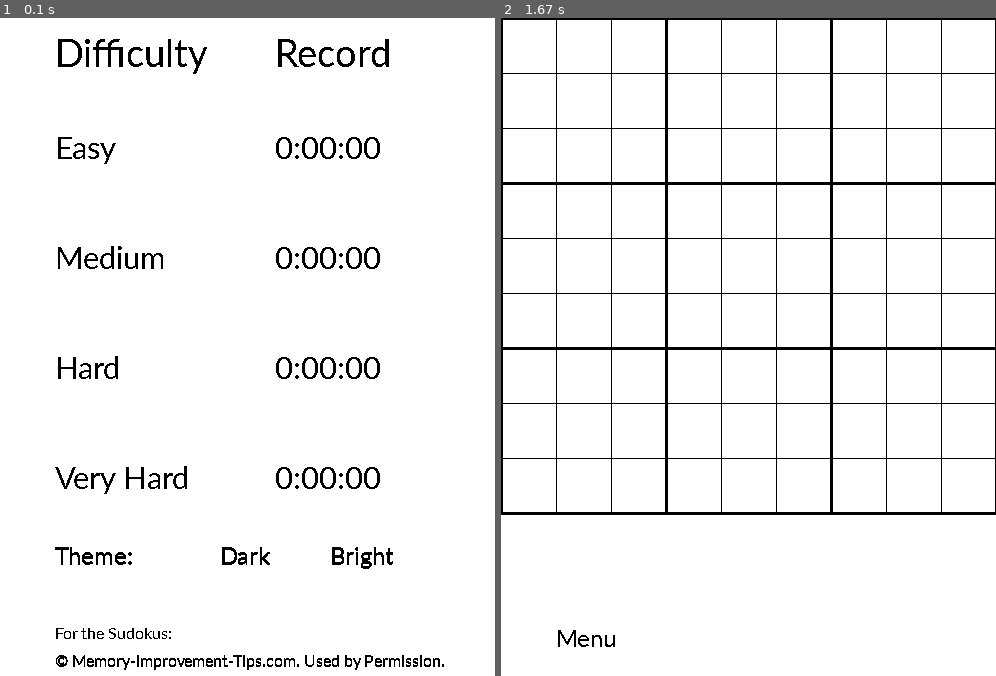
Above: before the commit, frames 1-2 (left to right).
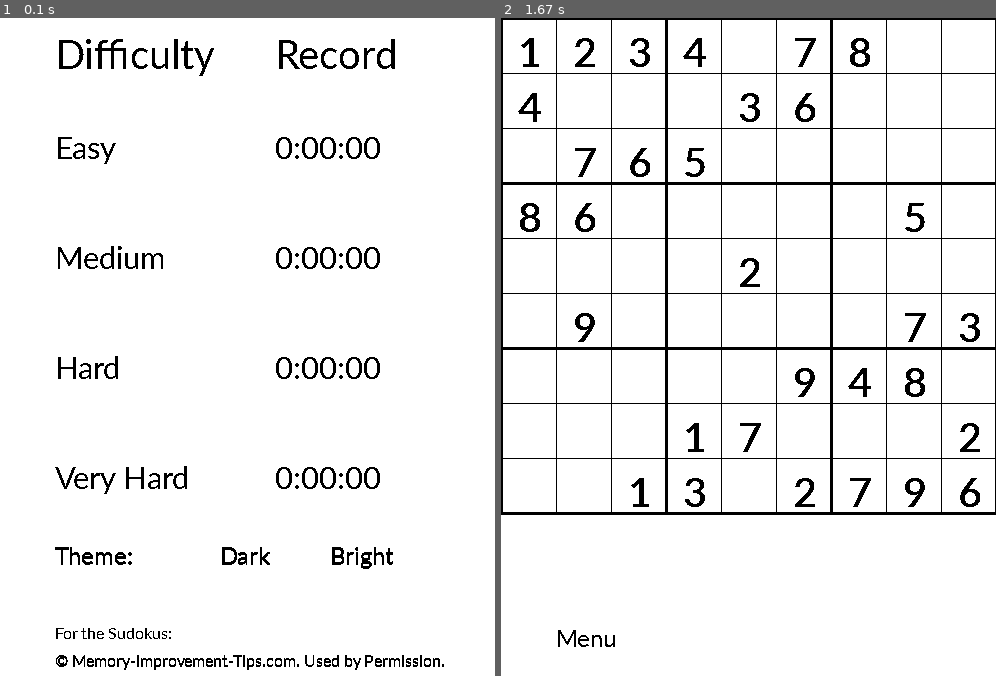
Above: after the commit, the same moments.

Repository: MatthiasSagerer/Sudoku-Pygame
Game: pygame game, started from main.py
Same seed, same stepped clock (60 frames per second), same inputs: the game is played once before the commit and once after it.
Inputs:
- Up to frame 1 (0.1 s): no input
- Up to frame 2 (1.67 s): click "Easy" at 0.38 s

The runs differ from the first frame. In frame 1, 0.9% of the frame differs, in the area x 11-80%, y 3-9%; in frame 2, 2.3%, in the area x 3-97%, y 3-75%.

Commit message:
main.py: displaying Sudoku

Diff:
--- a/data.py
+++ b/data.py
@@ -2,23 +2,23 @@
 import solutions
 
 sudokus = {
-    'easy': [sudokus.EASY1, sudokus.EASY2, sudokus.EASY3, sudokus.EASY4, sudokus.EASY5,
-             sudokus.EASY6, sudokus. EASY7],
-    'medium': [sudokus.MEDIUM1, sudokus.MEDIUM2, sudokus.MEDIUM3, sudokus.MEDIUM4,
-               sudokus.MEDIUM5, sudokus.MEDIUM6, sudokus.MEDIUM7],
-    'hard': [sudokus.HARD1, sudokus.HARD2, sudokus.HARD3, sudokus.HARD4, sudokus.HARD5,
-             sudokus.HARD6, sudokus.HARD7],
-    'very hard': [sudokus.VERY_HARD1, sudokus.VERY_HARD2, sudokus.VERY_HARD3, sudokus.VERY_HARD4,
-               sudokus.VERY_HARD5, sudokus.VERY_HARD6, sudokus.VERY_HARD7]
+    1: [sudokus.EASY1, sudokus.EASY2, sudokus.EASY3, sudokus.EASY4, sudokus.EASY5,
+        sudokus.EASY6, sudokus.EASY7],
+    2: [sudokus.MEDIUM1, sudokus.MEDIUM2, sudokus.MEDIUM3, sudokus.MEDIUM4,
+        sudokus.MEDIUM5, sudokus.MEDIUM6, sudokus.MEDIUM7],
+    3: [sudokus.HARD1, sudokus.HARD2, sudokus.HARD3, sudokus.HARD4, sudokus.HARD5,
+        sudokus.HARD6, sudokus.HARD7],
+    4: [sudokus.VERY_HARD1, sudokus.VERY_HARD2, sudokus.VERY_HARD3, sudokus.VERY_HARD4,
+        sudokus.VERY_HARD5, sudokus.VERY_HARD6, sudokus.VERY_HARD7]
 }
 
 solutions = {
-    'easy': [solutions.EASY1, solutions.EASY2, solutions.EASY3, solutions.EASY4, solutions.EASY5,
-             solutions.EASY6, solutions.EASY7],
-    'medium': [solutions.MEDIUM1, solutions.MEDIUM2, solutions.MEDIUM3, solutions.MEDIUM4,
-               solutions.MEDIUM5, solutions.MEDIUM6, solutions.MEDIUM7],
-    'hard': [solutions.HARD1, solutions.HARD2, solutions.HARD3, solutions.HARD4, solutions.HARD5,
-             solutions.HARD6, solutions.HARD7],
-    'very hard': [solutions.VERY_HARD1, solutions.VERY_HARD2, solutions.VERY_HARD3, solutions.VERY_HARD4,
-               solutions.VERY_HARD5, solutions.VERY_HARD6, solutions.VERY_HARD7]
+    1: [solutions.EASY1, solutions.EASY2, solutions.EASY3, solutions.EASY4, solutions.EASY5,
+        solutions.EASY6, solutions.EASY7],
+    2: [solutions.MEDIUM1, solutions.MEDIUM2, solutions.MEDIUM3, solutions.MEDIUM4,
+        solutions.MEDIUM5, solutions.MEDIUM6, solutions.MEDIUM7],
+    3: [solutions.HARD1, solutions.HARD2, solutions.HARD3, solutions.HARD4, solutions.HARD5,
+        solutions.HARD6, solutions.HARD7],
+    4: [solutions.VERY_HARD1, solutions.VERY_HARD2, solutions.VERY_HARD3, solutions.VERY_HARD4,
+        solutions.VERY_HARD5, solutions.VERY_HARD6, solutions.VERY_HARD7]
 }
--- a/main.py
+++ b/main.py
@@ -1,8 +1,20 @@
 import pygame
+import random
 import data
 import sys
 import datetime
 
+blank_sudoku = [
+    [0,0,0,0,0,0,0,0,0],
+    [0,0,0,0,0,0,0,0,0],
+    [0,0,0,0,0,0,0,0,0],
+    [0,0,0,0,0,0,0,0,0],
+    [0,0,0,0,0,0,0,0,0],
+    [0,0,0,0,0,0,0,0,0],
+    [0,0,0,0,0,0,0,0,0],
+    [0,0,0,0,0,0,0,0,0],
+    [0,0,0,0,0,0,0,0,0]
+]
 
 def drawGrid(surface, dark_info):
     if dark_info:
@@ -22,14 +34,17 @@
         w = 1
 
 
-pygame.font.init()
-
-
-def displayText(surface, dark_info, txt, x, y, size):
+def displayText(surface, dark_info, txt, x, y, size, start=True):
     if dark_info:
-        col = (255, 255, 255)
+        if start:
+            col = (255, 255, 255)
+        else:
+            col = (200, 200, 200)
     else:
-        col = (0, 0, 0)
+        if start:
+            col = (0, 0, 0)
+        else:
+            col = (55,55,55)
     comic_sans = pygame.font.SysFont('calibri', size)
     txt_surface = comic_sans.render(txt, False, col)
     txt_rect = txt_surface.get_rect(topleft=(x, y))
@@ -40,12 +55,12 @@
 
 
 def drawMenu(surface, dark_info, t_easy, t_medium, t_hard, t_expert):
-    displayText(surface, dark_info, 'Difficulty', cell_size, cell_size*0.2, font_size_big)
+    displayText(surface, dark_info, 'Difficulty', cell_size, cell_size * 0.2, font_size_big)
     easy_r = displayText(surface, dark_info, 'Easy', cell_size, cell_size * 2, font_size_default)
     medium_r = displayText(surface, dark_info, 'Medium', cell_size, cell_size * 4, font_size_default)
     hard_r = displayText(surface, dark_info, 'Hard', cell_size, cell_size * 6, font_size_default)
     expert_r = displayText(surface, dark_info, 'Very Hard', cell_size, cell_size * 8, font_size_default)
-    displayText(surface, dark_info, 'Record', cell_size * 5, cell_size*0.2, font_size_big)
+    displayText(surface, dark_info, 'Record', cell_size * 5, cell_size * 0.2, font_size_big)
     displayText(surface, dark_info, str(t_easy), cell_size * 5, cell_size * 2, font_size_default)
     displayText(surface, dark_info, str(t_medium), cell_size * 5, cell_size * 4, font_size_default)
     displayText(surface, dark_info, str(t_hard), cell_size * 5, cell_size * 6, font_size_default)
@@ -54,9 +69,21 @@
     dark_info_rect = displayText(surface, dark_info, 'Dark', cell_size * 4, cell_size * 9.5, font_size_small)
     bright_r = displayText(surface, dark_info, 'Bright', cell_size * 6, cell_size * 9.5, font_size_small)
     displayText(surface, dark_info, 'For the Sudokus:', cell_size, cell_size * 11, font_size_very_small)
-    displayText(surface, dark_info, '© Memory-Improvement-Tips.com. Used by Permission.', cell_size, cell_size * 11.5, font_size_very_small)
+    displayText(surface, dark_info, '© Memory-Improvement-Tips.com. Used by Permission.', cell_size, cell_size * 11.5,
+                font_size_very_small)
     return easy_r, medium_r, hard_r, expert_r, dark_info_rect, bright_r
 
+
+def displaySudoku(surface, dark_info, sudoku, start):
+    for i in range(9):
+        for j in range(9):
+            if sudoku[i][j] != 0:
+                displayText(surface, dark_info, str(sudoku[i][j]), cell_size * (j+0.32), cell_size * (i+0.17), font_size_big, start=start)
+            else:
+                continue
+
+
+pygame.font.init()
 
 if __name__ == '__main__':
     dark = False
@@ -66,7 +93,7 @@
     font_size_very_small = 18
     font_size_small = 27
     font_size_default = 35
-    font_size_big = 43
+    font_size_big = 45
     clock = pygame.time.Clock()
     win = pygame.display.set_mode((cell_size * 9, cell_size * 12))
     pygame.display.set_caption('Sudoku')
@@ -132,8 +159,18 @@
         clock.tick(FPS)
         if difficulty != 0:
             win.fill(color=bg_col)
+            first = True
         while difficulty != 0:
-            drawGrid(win, dark)
+            if first:
+                sudokus_list = data.sudokus[difficulty]
+                solutions_list = data.solutions[difficulty]
+                rand_num = random.randint(0, len(sudokus_list) - 1)
+                current_sudoku_start = sudokus_list[rand_num].copy()
+                current_sudoku = blank_sudoku.copy()
+                current_solution = solutions_list[rand_num].copy()
+                drawGrid(win, dark)
+            displaySudoku(win, dark, current_sudoku_start, True)
+            displaySudoku(win, dark, current_sudoku, False)
             menu_rect = displayText(win, dark, 'Menu', cell_size, cell_size * 11, font_size_small)
             pygame.display.update()
             for event in pygame.event.get():
@@ -150,5 +187,6 @@
                             bg_col = 'white'
                         win.fill(color=bg_col)
                         difficulty = 0
+            first = False
             # TODO: main solving screen with 9 x 9 grid, time, pause & play, verification-switch
             #  digits 1 to 9 as inputs, undo & redo, hint and show solution button.
